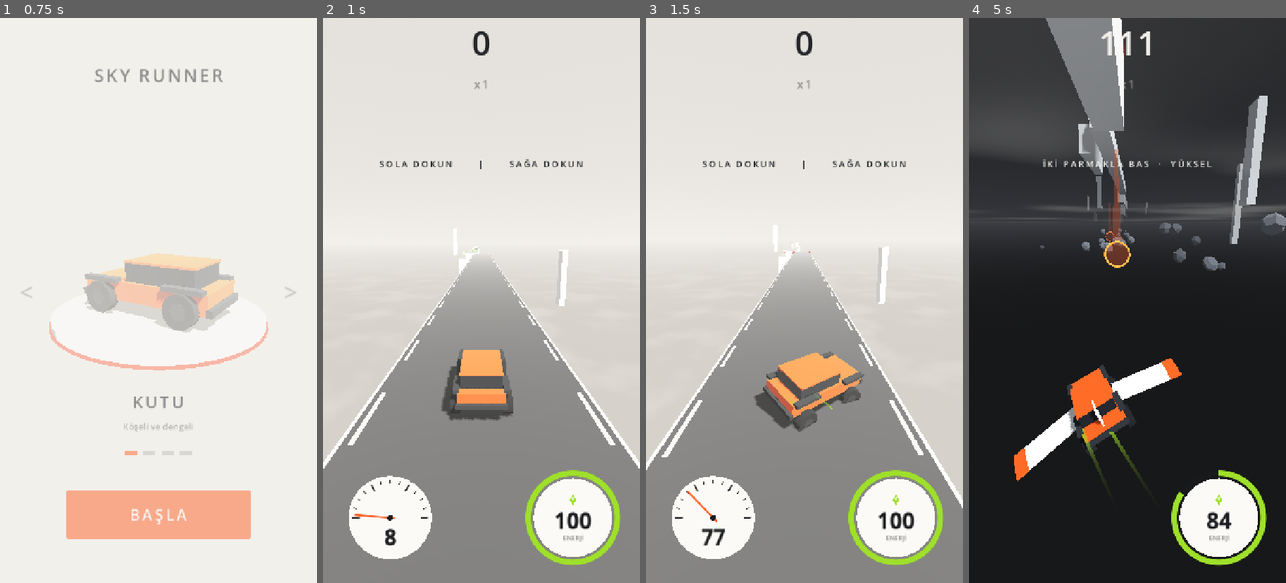
Above: before the commit, frames 1-4 (left to right).
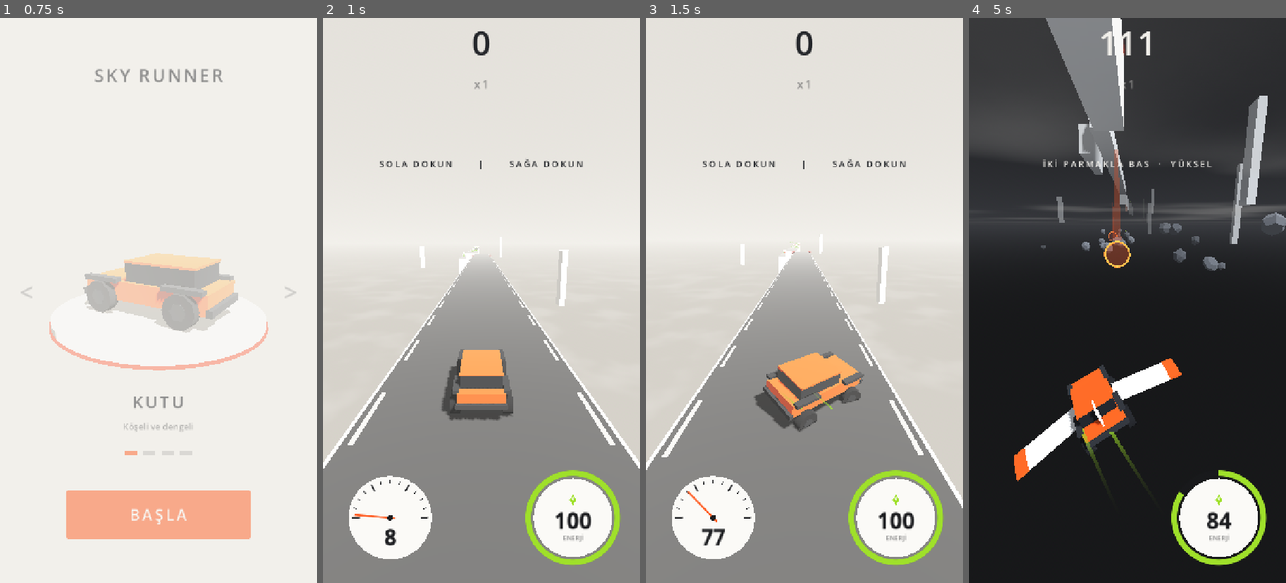
Above: after the commit, the same moments.

Repository: basarbellisan/Runny
Game: Godot game, scene res://scenes/menu.tscn
Two runs of this game, one before a commit and one after it. Both use one fixed random seed, a clock stepped at 60 frames per second and the inputs below.
Inputs (mouse positions are in pixels of both pictures, inside the frame that each line leads up to):
- Up to frame 1 (0.75 s): click "BAŞLA" at 0.5 s
- Up to frame 2 (1 s): no input
- Up to frame 3 (1.5 s): tap Enter at 1.25, 1.35 s; move the mouse to (874, 272) at 1.27 s; hold D from 1.28 s (still down); click (874, 272) at 1.42 s
- Up to frame 4 (5 s): tap Space at 1.52, 4.52 s; release D at 2 s; drag from (1064, 328) to (1111, 413) at 2.02 s; move the mouse to (1159, 176) at 2.77 s; hold D 2.78-3.5 s; tap Enter at 2.85, 4.35 s; drag from (1111, 413) to (1032, 215) at 3.52 s; move the mouse to (1222, 385) at 4.27 s; hold A from 4.28 s (still down)

Frame 1 is identical in both runs. In frame 2, less than 0.1% of the frame differs, in the area x 30-57%, y 40-45%; in frame 3, less than 0.1%; in frame 4, 0.5%, in the area x 22-74%, y 28-41%.

Commit message:
Crystals give +4 (was +8); more of them so total energy stays balanced
Crystal count per road comes from the energy the next gap needs divided by
the crystal value, so road crystals double in number. Fixed-count hard-spot
lines give half as much, which makes the economy slightly tighter.

Co-Authored-By: Claude Opus 5.5 <noreply@anthropic.com>
Claude-Session: https://claude.ai/code/session_016S88RPn945sNcGg6oLe6PH

Diff:
--- a/scripts/energy_gauge.gd
+++ b/scripts/energy_gauge.gd
@@ -2,7 +2,7 @@
 extends Control
 ## Enerji deposu (sağ alt): beyaz disk, ortada sayı, çevresinde kalın turuncu halka.
 ## Halka tepeden saat yönünde dolar. 20'nin altında kırmızı nabız ve "KRİSTAL TOPLA!".
-## Kristal alınca üstünde "+8" belirir, halkanın ucu parlar; enerji yokken gaza
+## Kristal alınca üstünde kazanılan enerji belirir, halkanın ucu parlar; enerji yokken gaza
 ## basılınca gösterge sarsılır.
 
 const R := 66.0
--- a/scripts/road_generator.gd
+++ b/scripts/road_generator.gd
@@ -180,7 +180,7 @@
 ## Kristal rengi (enerji göstergesi de bu renkte)
 @export var crystal_color := Palette.ENERGY
 ## Kristal başına enerji ve toplama yarıçapı (araba yarı genişliğine eklenir)
-@export var crystal_value := 8.0
+@export var crystal_value := 4.0
 ## Bir yolun sonundaki boşluk için gereken enerjinin kaç katı kristal konur (baş, son)
 @export var crystal_supply := Vector2(3.0, 1.6)
 ## Kristallerin kolay yerlerde (iniş, pist) olan payı (baş, son)
Not shown, changed: README.md
